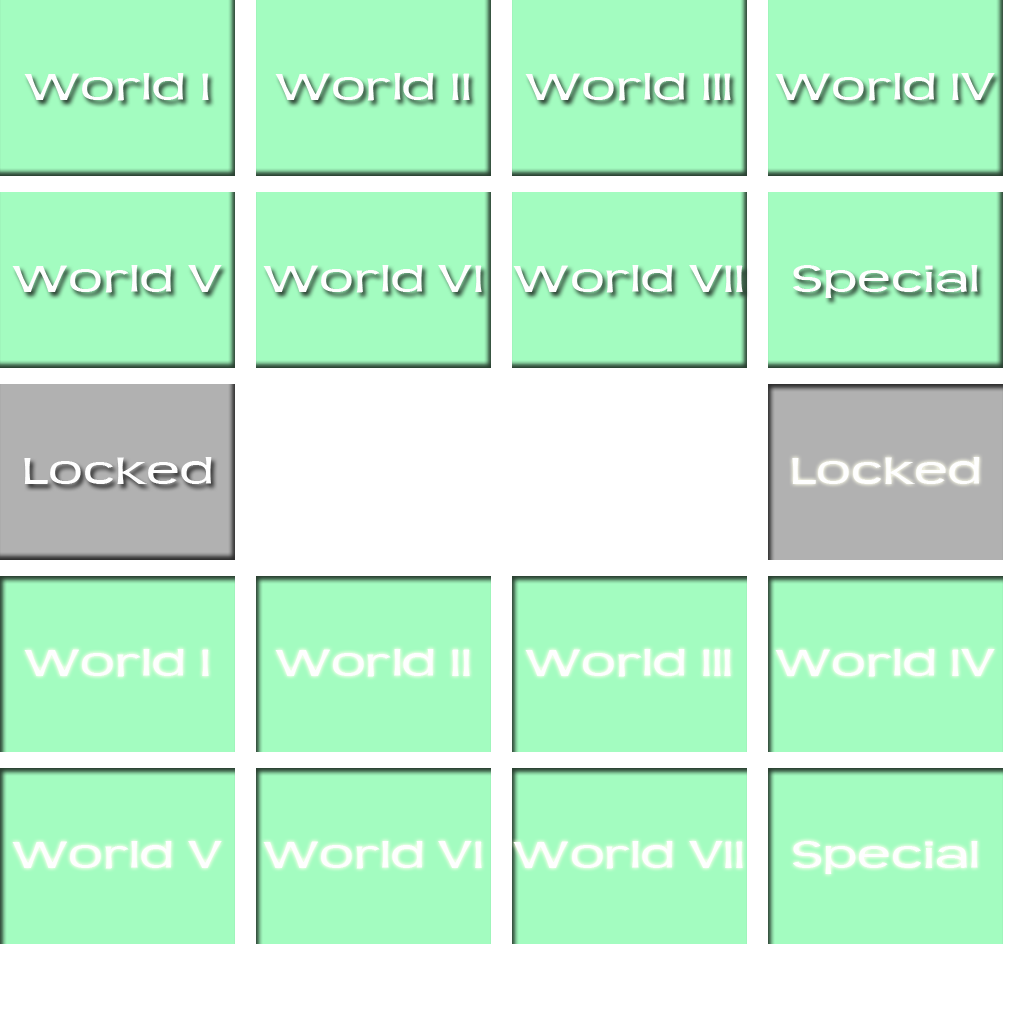
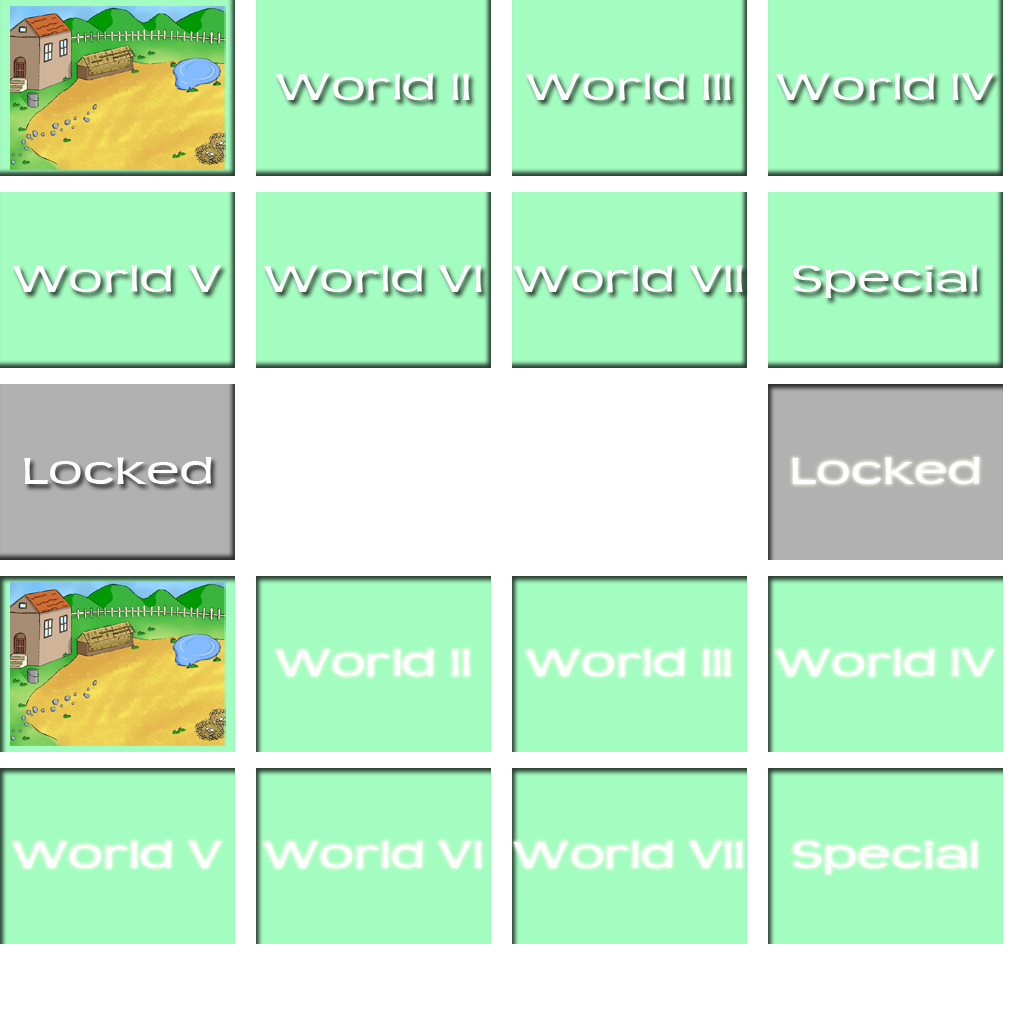
Before/after of a (1024, 1024) layered artwork. What changed in the layer stack:
added layer "Layer 1 copy" above "Layer 1" over [10, 582, 226, 746]
added layer "Layer 1" above "Normal" over [10, 6, 226, 170]
